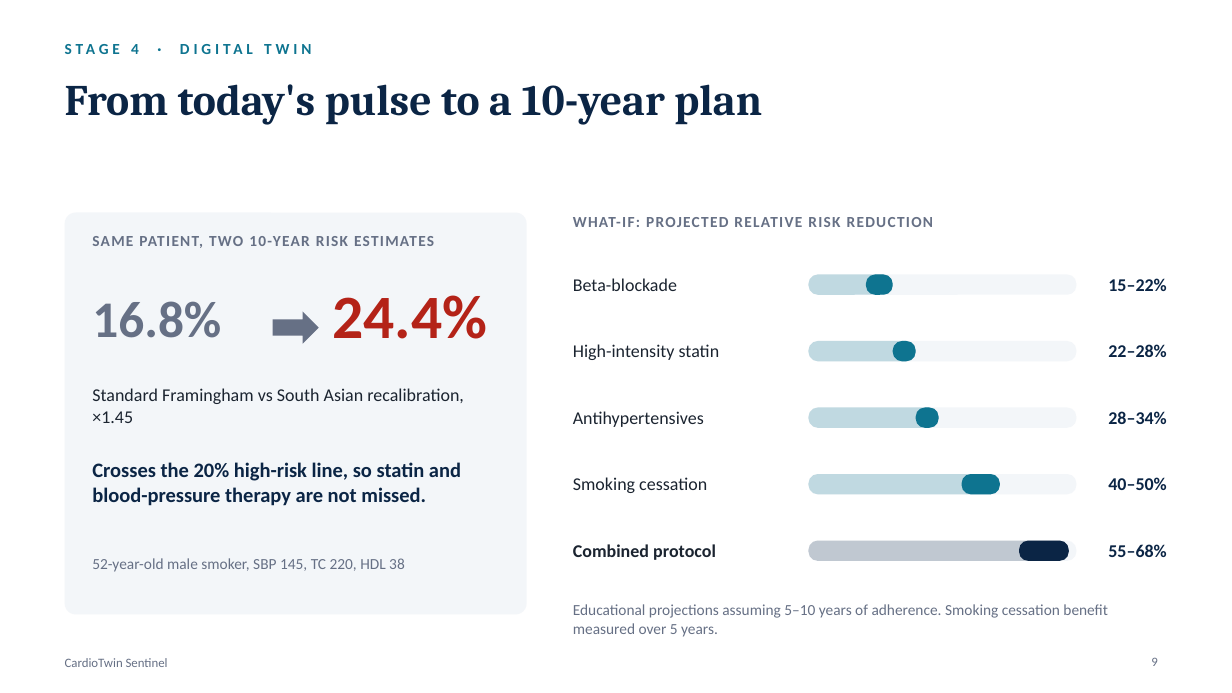
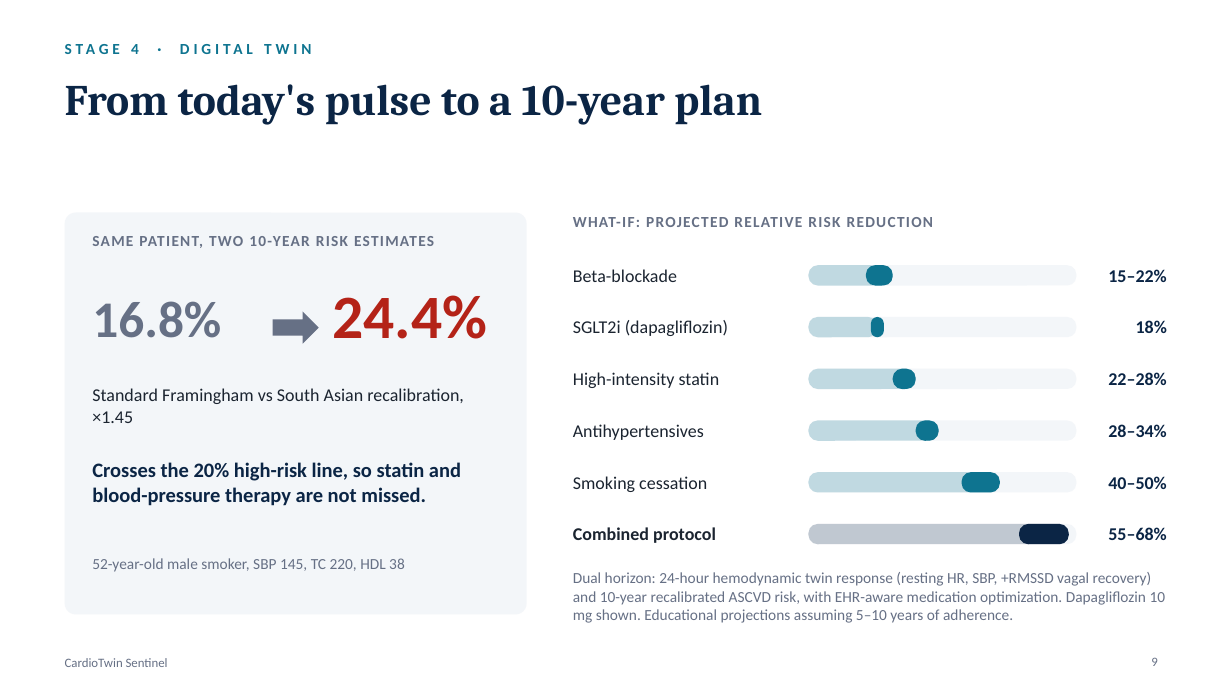
Before and after one commit to Harsh-15771/IoT-Arrhythmia-Detection, a slide deck: slide 9 of docs/CardioTwin_Presentation.pptx. Drawn at 1232x693 pixels with LibreOffice and Linux fonts; fonts in the diff are those of the drawing. Boxes give left, top, right and bottom in pixels: in the first picture for what was removed or moved away, otherwise in the second. Text is boxed around its words. In the diff, an @@ line names an element or a change of style, - is before the commit and + after.

Commit message:
feat(submission): complete Sentinel v4.1 master upgrade, provenance sync, and presentation decks
- Implement deterministic patient-specific 7-day wearable trajectories across 100 Indian EHR cohort
- Sync telemetry provenance badges between simulated software mode and verified live hardware
- Align proactive 2h/6h early-warning forecaster and acute instability velocity key
- Add 1-click ABDM HL7 FHIR R4 export and 8-biomarker verified lab panel in React 19 UI
- Promote 7-page Architecture Atlas and 14-slide executive presentation with native charts
- Validate 54/54 automated tests passing (100% OK in 1.74s) and clean frontend build

```diff
--- a/docs/CardioTwin_Presentation.pptx
+++ b/docs/CardioTwin_Presentation.pptx
@@ 3 rounded rectangles, 2 texts moved together from (x1=573, y1=274, x2=1166, y2=295) to (x1=573, y1=265, x2=1166, y2=286) @@
@@ text added at (x1=573, y1=320, x2=728, y2=336), 14 pt, text #1B2430 @@
+SGLT2i (dapagliflozin)
@@ rounded rectangle moved from (x1=809, y1=341, x2=1077, y2=361) to (x1=809, y1=317, x2=1077, y2=337) @@
@@ rounded rectangle resized from (x1=809, y1=341, x2=916, y2=361) to (x1=809, y1=317, x2=878, y2=337) @@
@@ rounded rectangle resized from (x1=893, y1=341, x2=916, y2=361) to (x1=872, y1=317, x2=884, y2=337) @@
@@ rounded rectangle at (x1=872, y1=317, x2=884, y2=337): proportions changed @@
@@ text added at (x1=1136, y1=320, x2=1167, y2=333), 14 pt, text #0B2545, bold @@
+18%
@@ text "High-intensity statin" moved from (x1=573, y1=344, x2=720, y2=360) to (x1=573, y1=372, x2=720, y2=388) @@
@@ text "22–28%" moved from (x1=1108, y1=344, x2=1166, y2=357) to (x1=1108, y1=372, x2=1166, y2=385) @@
@@ rounded rectangle moved from (x1=809, y1=408, x2=1077, y2=428) to (x1=809, y1=369, x2=1077, y2=389) @@
@@ rounded rectangle resized from (x1=809, y1=408, x2=939, y2=428) to (x1=809, y1=369, x2=916, y2=389) @@
@@ rounded rectangle moved from (x1=916, y1=408, x2=939, y2=428) to (x1=893, y1=369, x2=916, y2=389) @@
@@ text "Antihypertensives" moved from (x1=573, y1=411, x2=704, y2=427) to (x1=573, y1=424, x2=704, y2=440) @@
@@ text "28–34%" moved from (x1=1108, y1=411, x2=1166, y2=424) to (x1=1108, y1=424, x2=1166, y2=437) @@
@@ rounded rectangle moved from (x1=809, y1=474, x2=1077, y2=494) to (x1=809, y1=421, x2=1077, y2=441) @@
@@ rounded rectangle resized from (x1=809, y1=474, x2=1000, y2=494) to (x1=809, y1=421, x2=939, y2=441) @@
@@ rounded rectangle resized from (x1=962, y1=474, x2=1000, y2=494) to (x1=916, y1=421, x2=939, y2=441) @@
@@ rounded rectangle moved from (x1=809, y1=541, x2=1077, y2=561) to (x1=809, y1=472, x2=1077, y2=493) @@
@@ rounded rectangle added at (x1=809, y1=472, x2=1000, y2=493), fill #0E7490 at 22% opacity @@
@@ rounded rectangle added at (x1=962, y1=472, x2=1000, y2=493), fill #0E7490 @@
@@ rounded rectangle added at (x1=809, y1=524, x2=1077, y2=544), fill #F3F6F9 @@
@@ 2 texts, 2 rounded rectangles moved together from (x1=573, y1=541, x2=1166, y2=561) to (x1=573, y1=524, x2=1166, y2=544) @@
@@ text at (x1=573, y1=572, x2=1166, y2=623): text changed @@
-Educational projections assuming 5–10 years of adherence. Smoking cessation benefit measured over 5 years.
+Dual horizon: 24-hour hemodynamic twin response (resting HR, SBP, +RMSSD vagal recovery) and 10-year recalibrated ASCVD risk, with EHR-aware medication optimization. Dapagliflozin 10 mg shown. Educational projections assuming 5–10 years of adherence.
```
Also in this commit, not shown: 2 other slides changed, 21 other files.
